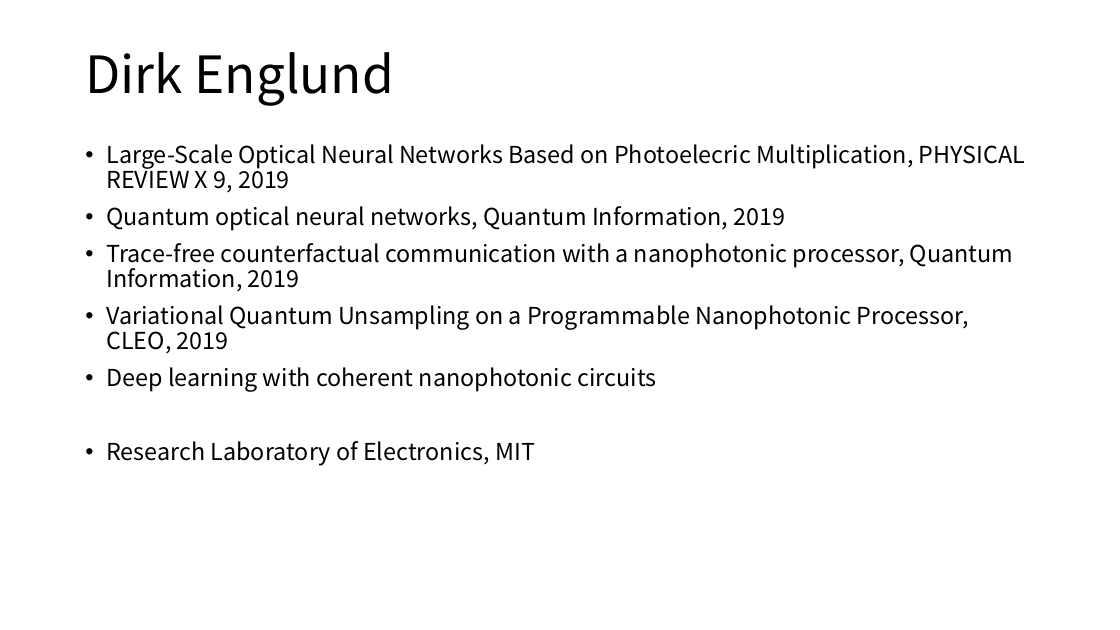
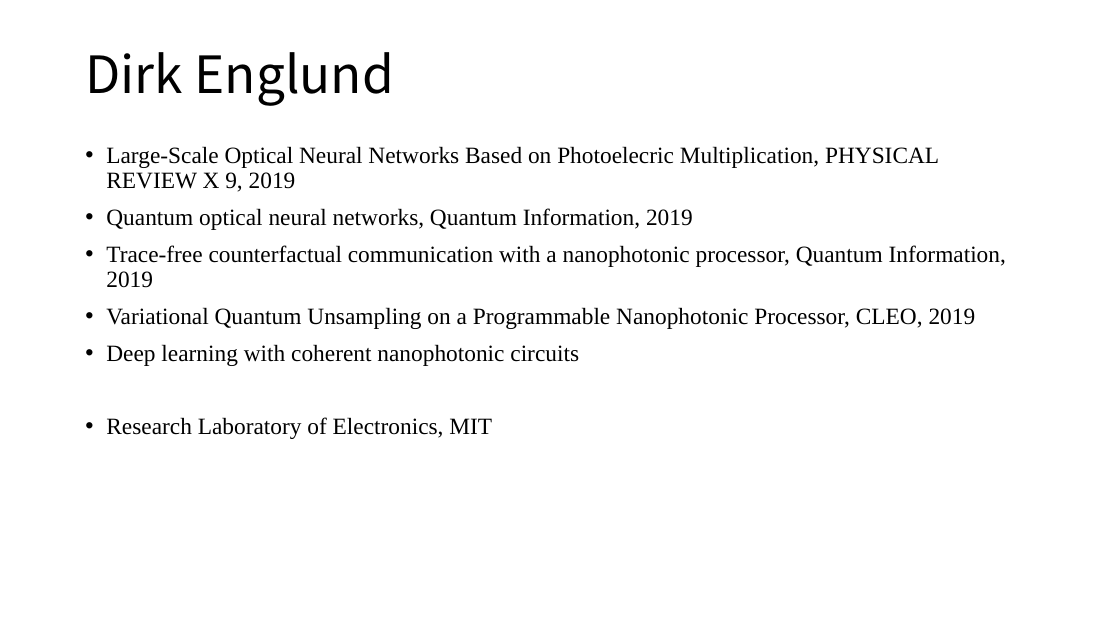
Before and after one commit to lucaschang95/DiscussionWithLin, a slide deck: slide 6 of 20190918 - 光芯片深度学习调研.pptx. Drawn at 1120x630 pixels with LibreOffice and Linux fonts; fonts in the diff are those of the drawing. Boxes give left, top, right and bottom in pixels: in the first picture for what was removed or moved away, otherwise in the second. Text is boxed around its words. In the diff, an @@ line names an element or a change of style, - is before the commit and + after.

```diff
--- a/20190918 - 光芯片深度学习调研.pptx
+++ b/20190918 - 光芯片深度学习调研.pptx
@@ text "Large-Scale Optical Neural Networks Based ..." at (x1=106, y1=146, x2=1006, y2=439): font Noto Sans CJK SC to Times New Roman @@
```
Also in this commit, not shown: 2 other slides changed, 4 slides added.
